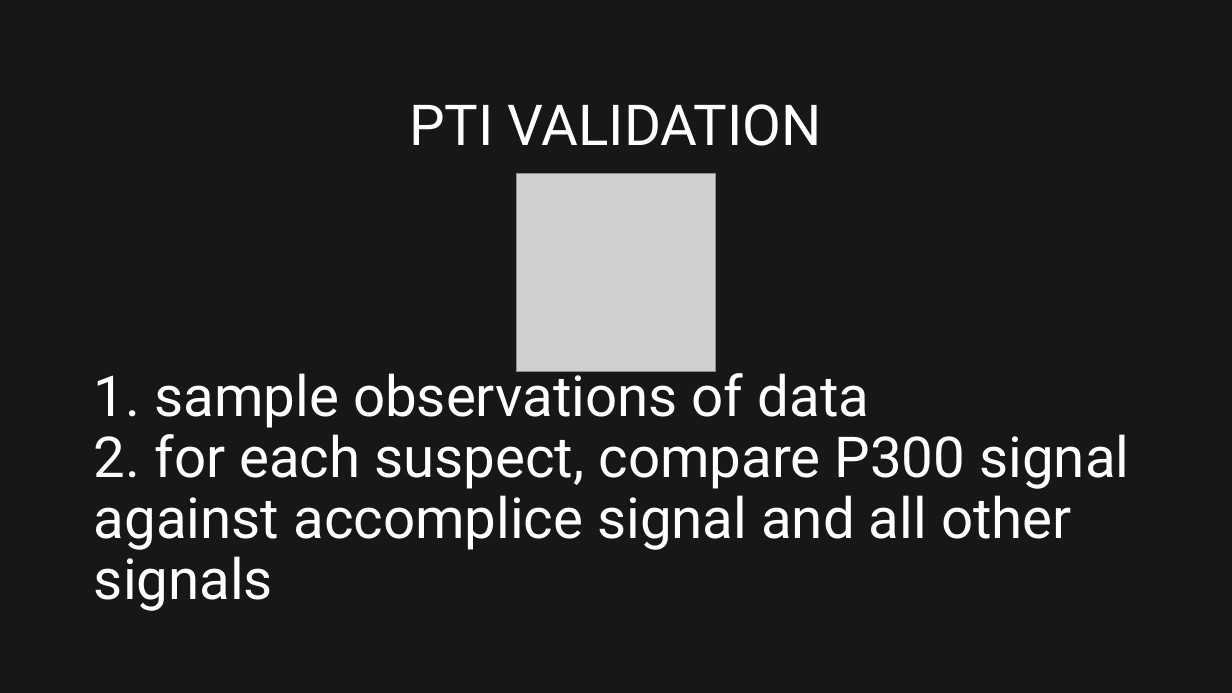
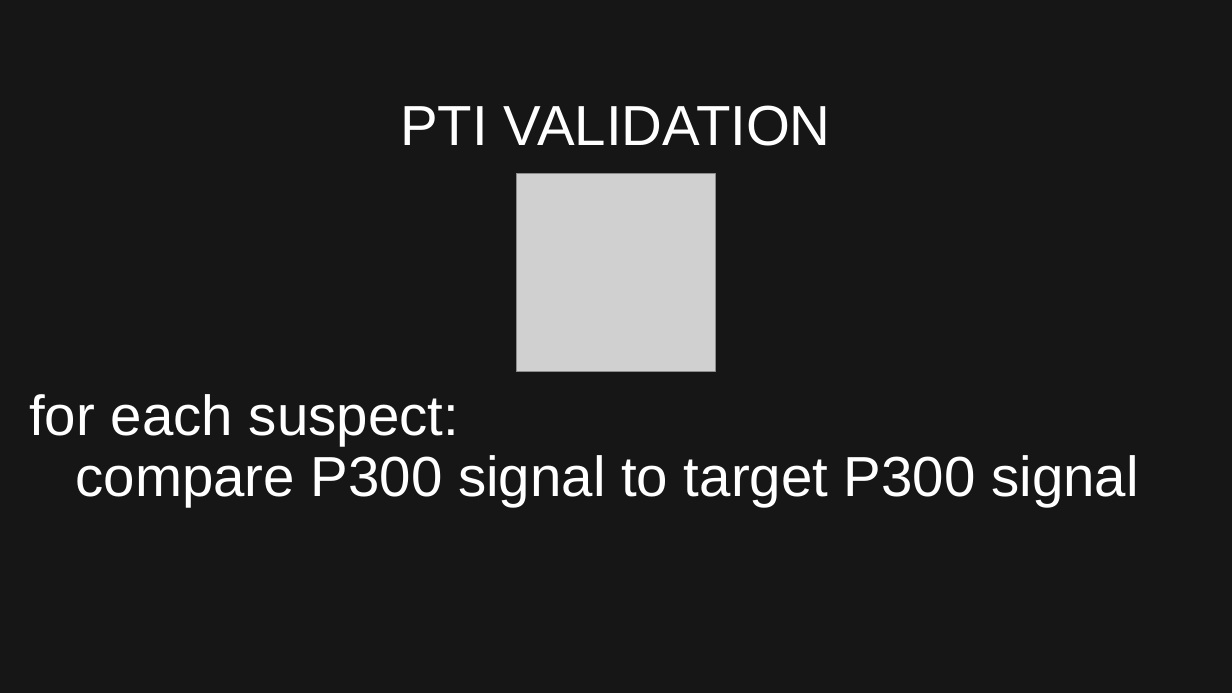
Before and after one commit to sveld03/natHacks, a slide deck: slide 9 of EEG P300 Truth Elicitor.pptx (slide 10 before the commit). Drawn at 1232x693 pixels with LibreOffice and Linux fonts; fonts in the diff are those of the drawing; grey boxes stand for pictures; background and template pictures are left out. Boxes give left, top, right and bottom in pixels: in the first picture for what was removed or moved away, otherwise in the second. Text is boxed around its words. In the diff, an @@ line names an element or a change of style, - is before the commit and + after.

Commit message:
ppt update

```diff
--- a/EEG P300 Truth Elicitor.pptx
+++ b/EEG P300 Truth Elicitor.pptx
@@ title "PTI VALIDATION" at <box>400,105,831,146</box>: font Roboto to Arial @@
@@ text at <box>29,394,1138,506</box>: text changed; font Roboto to Arial @@
-1. sample observations of data
-2. for each suspect, compare P300 signal against accomplice signal and all other signals
+for each suspect:
+compare P300 signal to target P300 signal
```
Also in this commit, not shown: 15 other slides changed, 10 slides added, 5 slides removed.
